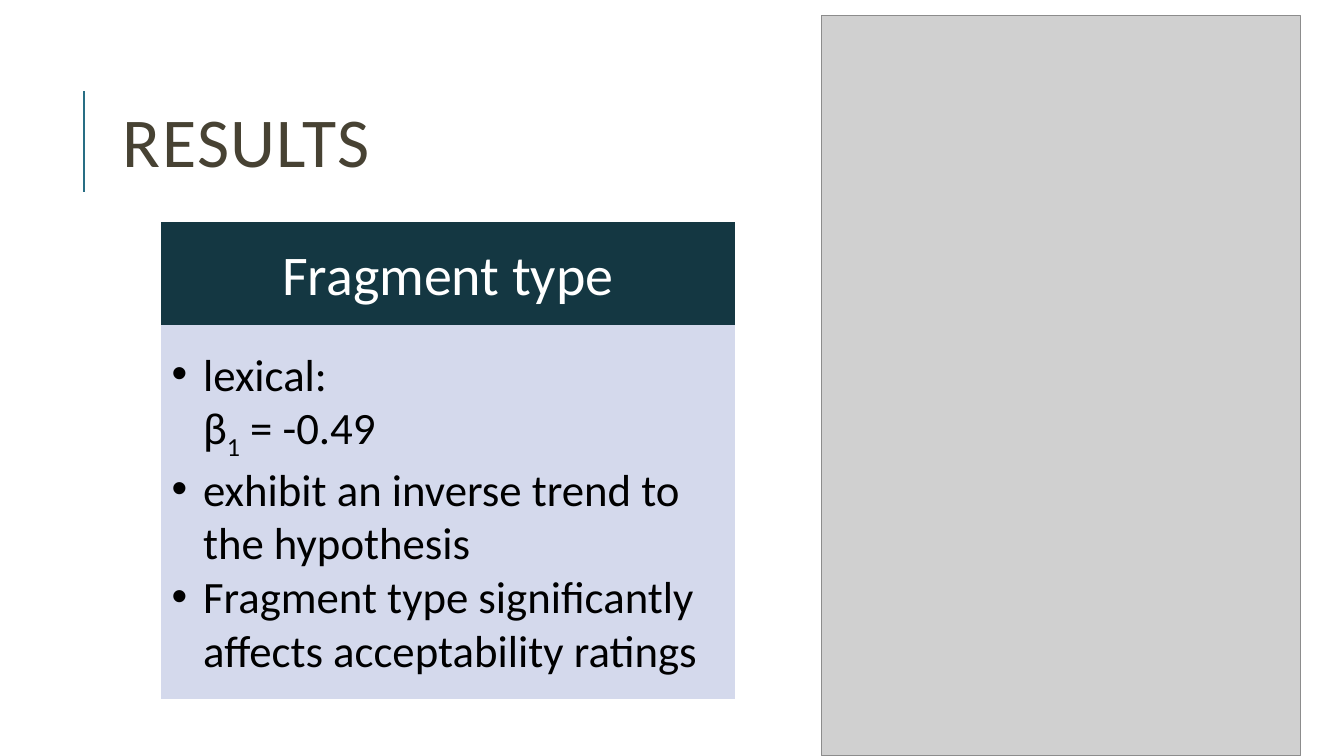
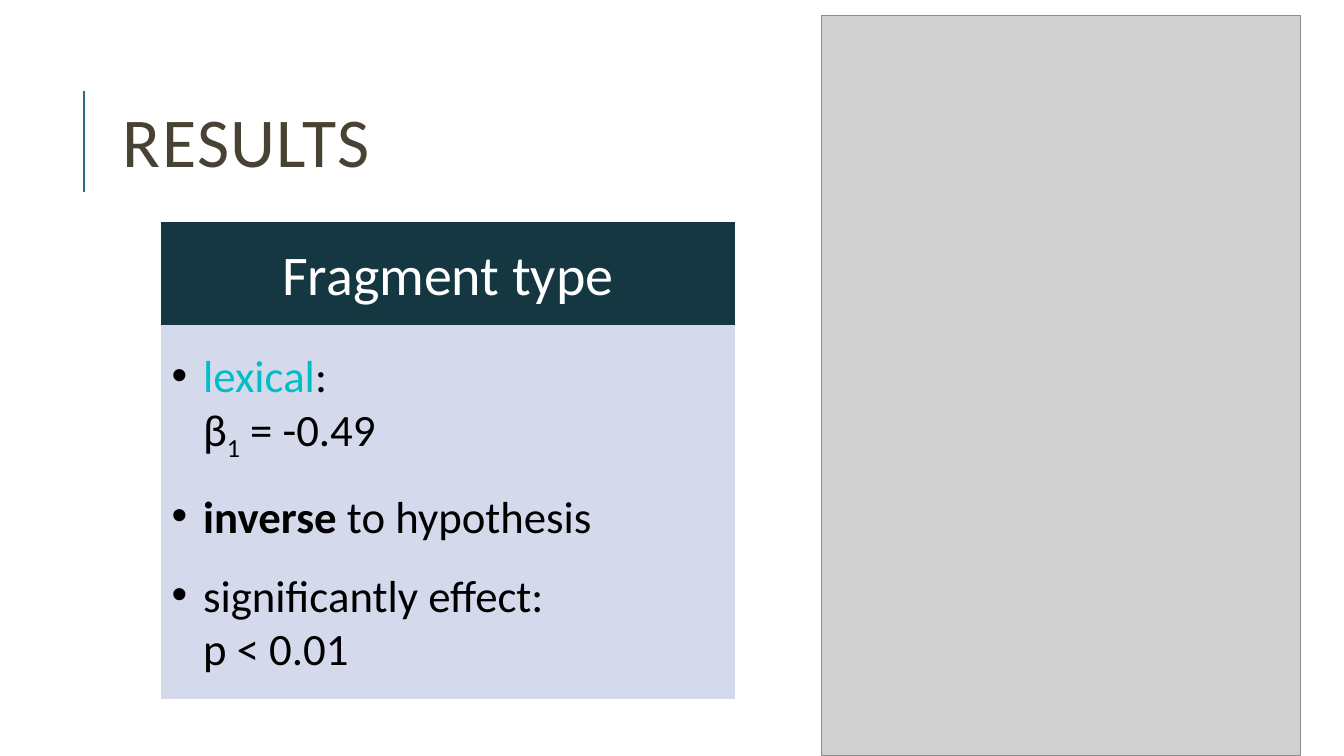
Before and after one commit to miriamschiele/MA, a slide deck: slide 31 of presentation/Miriam Schiele, MA presentation.pptx (slide 44 before the commit). Drawn at 1344x756 pixels with LibreOffice and Linux fonts; fonts in the diff are those of the drawing; grey boxes stand for pictures. Boxes give left, top, right and bottom in pixels: in the first picture for what was removed or moved away, otherwise in the second. Text is boxed around its words. In the diff, an @@ line names an element or a change of style, - is before the commit and + after.

```diff
--- a/presentation/Miriam Schiele, MA presentation.pptx
+++ b/presentation/Miriam Schiele, MA presentation.pptx
@@ text in rectangle at (203,361,376,447): text colour #000000 to #00BFC4 in "lexical:" @@
@@ text in rectangle at (203,501,591,673): text changed @@
-• exhibit an inverse trend to the hypothesis
-• Fragment type significantly affects acceptability ratings
+• inverse to hypothesis
+• significantly effect:
+  p < 0.01
```
Also in this commit, not shown: 17 other slides changed, 12 slides added, 14 slides removed, 3 other files.
